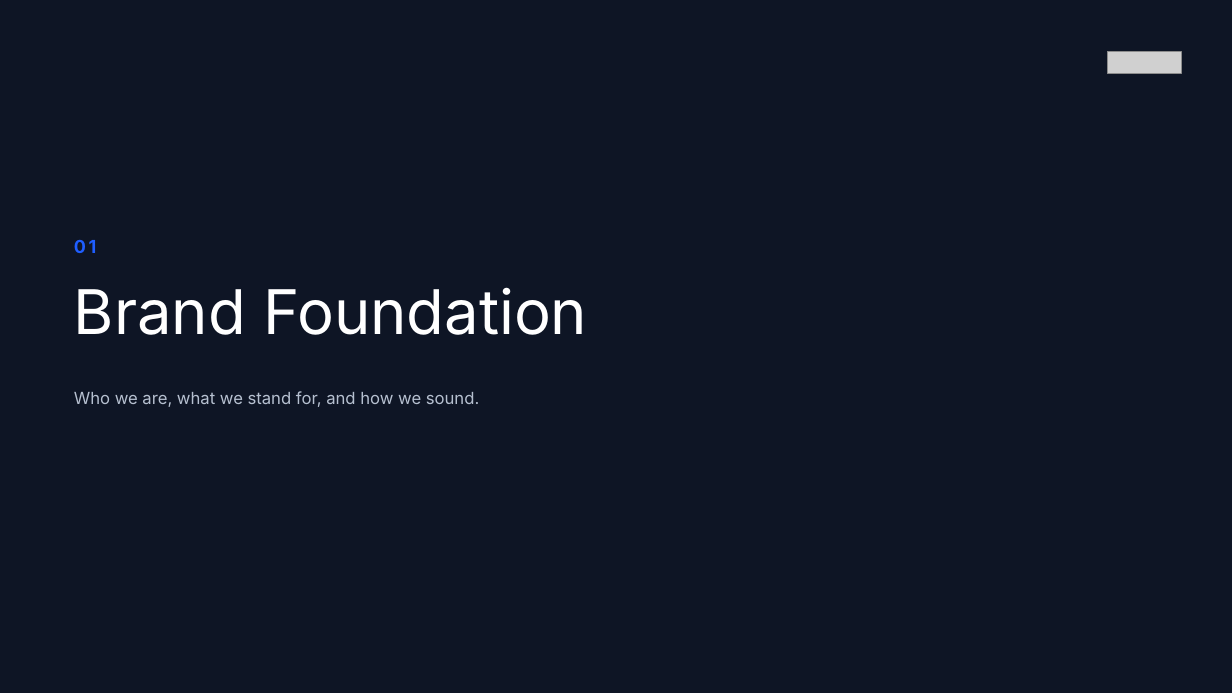
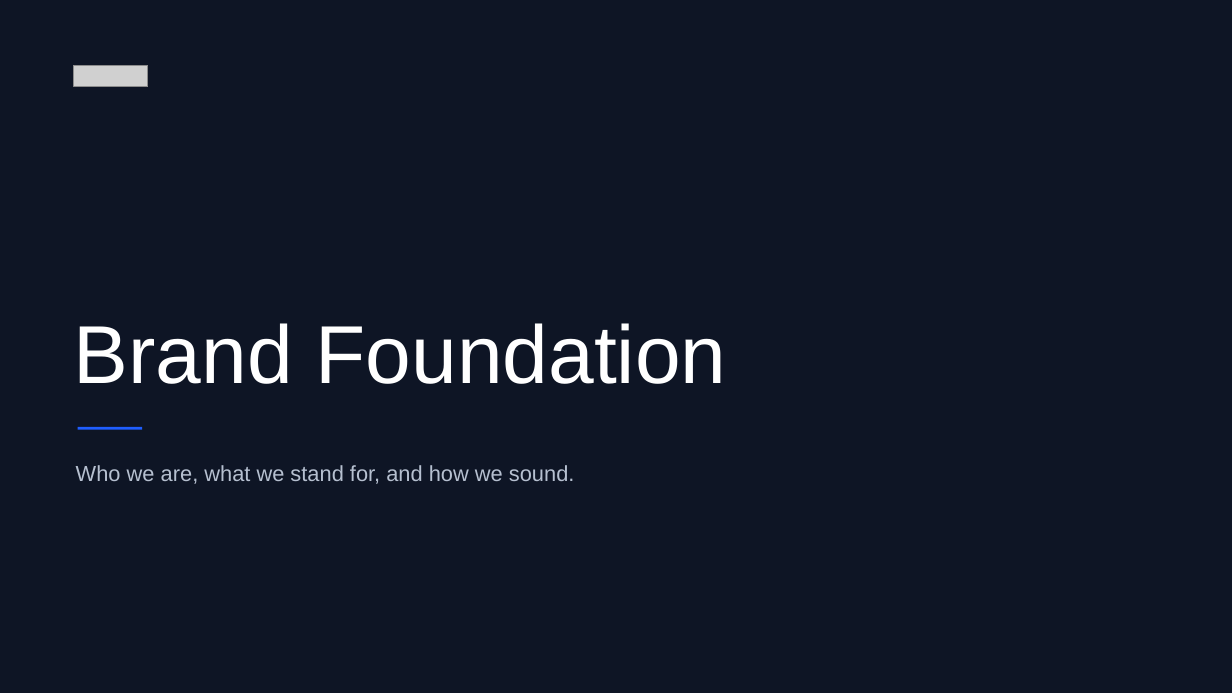
Before and after one commit to RichardCMelick/Brand-Codex, a slide deck: slide 5 of examples/halyard-example-brand-guidelines.pptx. Drawn at 1232x693 pixels with LibreOffice and Linux fonts; fonts in the diff are those of the drawing; grey boxes stand for pictures. Boxes give left, top, right and bottom in pixels: in the first picture for what was removed or moved away, otherwise in the second. Text is boxed around its words. In the diff, an @@ line names an element or a change of style, - is before the commit and + after.

```diff
--- a/examples/halyard-example-brand-guidelines.pptx
+++ b/examples/halyard-example-brand-guidelines.pptx
@@ picture removed at (x1=1107, y1=52, x2=1181, y2=73) @@
@@ picture added at (x1=74, y1=66, x2=148, y2=87) @@
@@ text removed at (x1=74, y1=240, x2=96, y2=253) @@
-01
@@ text "Brand Foundation" moved from (x1=74, y1=287, x2=587, y2=335) to (x1=74, y1=323, x2=727, y2=384) @@
@@ text "Brand Foundation" at (x1=74, y1=323, x2=727, y2=384): size 48 to 64 pt, font Inter to Arial; line spacing 1 to 0.95; vertical alignment top to bottom @@
@@ rectangle added at (x1=78, y1=427, x2=142, y2=430), fill #1F5EFF @@
@@ text "Who we are, what we ..." moved from (x1=74, y1=391, x2=479, y2=407) to (x1=76, y1=465, x2=575, y2=484) @@
@@ text "Who we are, what we ..." at (x1=76, y1=465, x2=575, y2=484): size 13 to 17 pt, font Inter to Arial; line spacing 1 to 1.25 @@
```
Also in this commit, not shown: 40 other slides changed, 18 other files.
